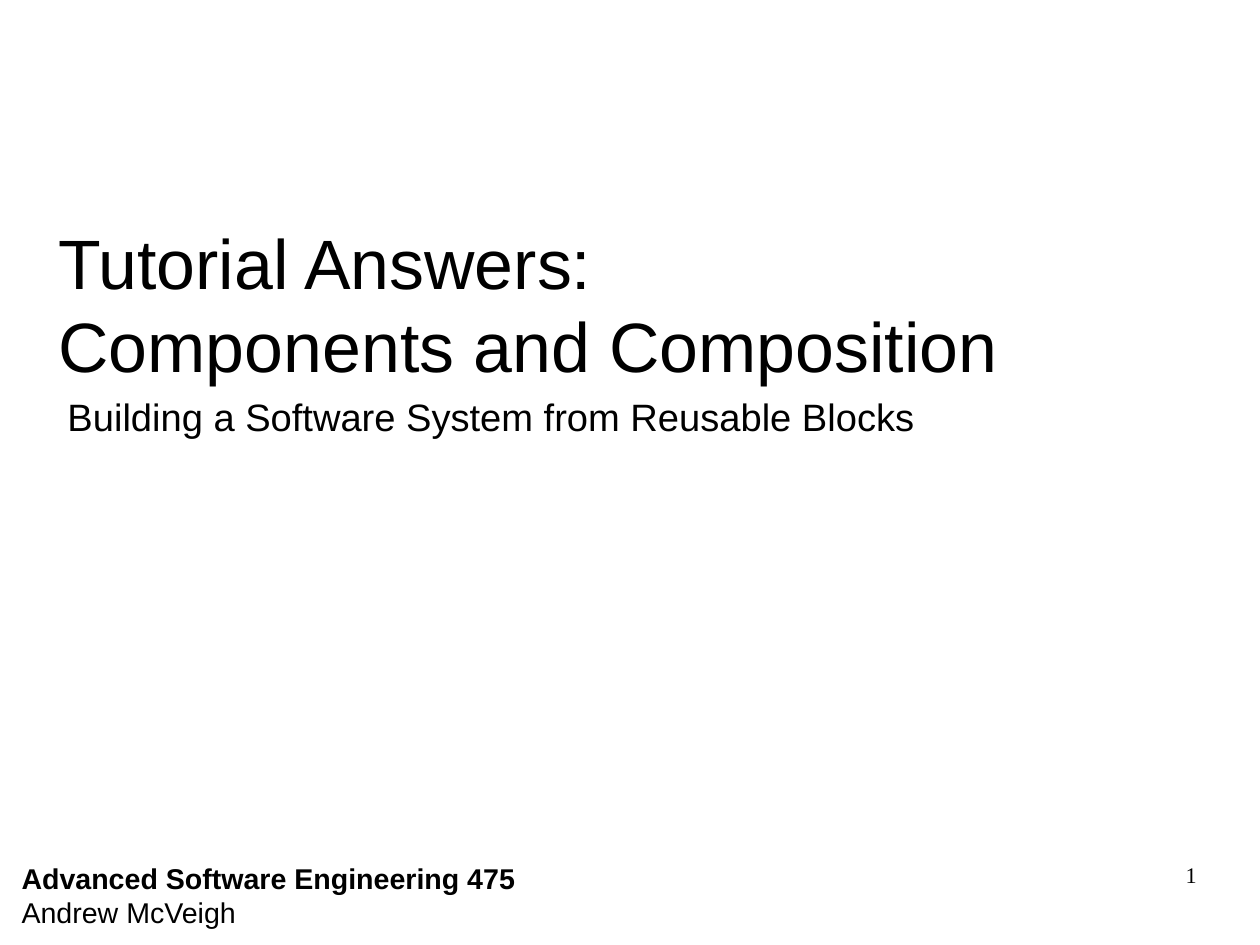
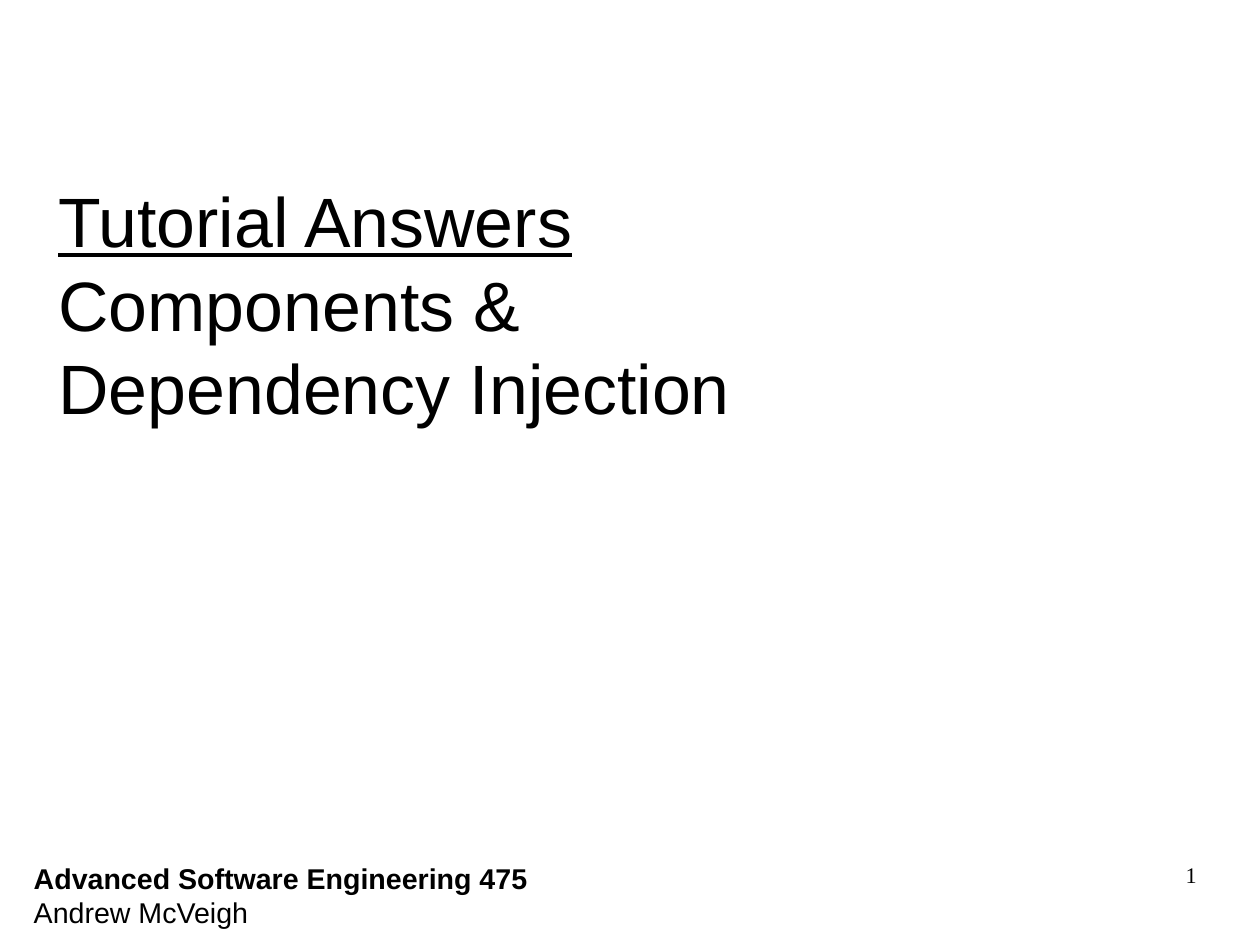
Before and after one commit to Intrinsarc/intrinsarc-evolve, a slide deck: slide 1 of Academic Work/lectures/components-tutorial-answers.odp. Drawn at 1260x945 pixels with LibreOffice and Linux fonts; fonts in the diff are those of the drawing; background and template pictures are left out. Boxes give left, top, right and bottom in pixels: in the first picture for what was removed or moved away, otherwise in the second. Text is boxed around its words. In the diff, an @@ line names an element or a change of style, - is before the commit and + after.

Commit message:
working on tutorial

```diff
--- a/Academic Work/lectures/components-tutorial-answers.odp
+++ b/Academic Work/lectures/components-tutorial-answers.odp
@@ title at (58,196,730,428): text changed @@
-Tutorial Answers:
-Components and Composition
+Tutorial Answers
+Components &
+Dependency Injection
@@ text removed at (67,403,914,439) @@
-Building a Software System from Reusable Blocks
@@ text "Advanced Software Engineering 475": place and size @@
-text "Advanced Software Engineering 475" at (22,868,515,929)
+text "Advanced Software Engineering 475" at (34,868,527,929)
```
Also in this commit, not shown: 1 slide added, 4 slides removed, 5 other files.
